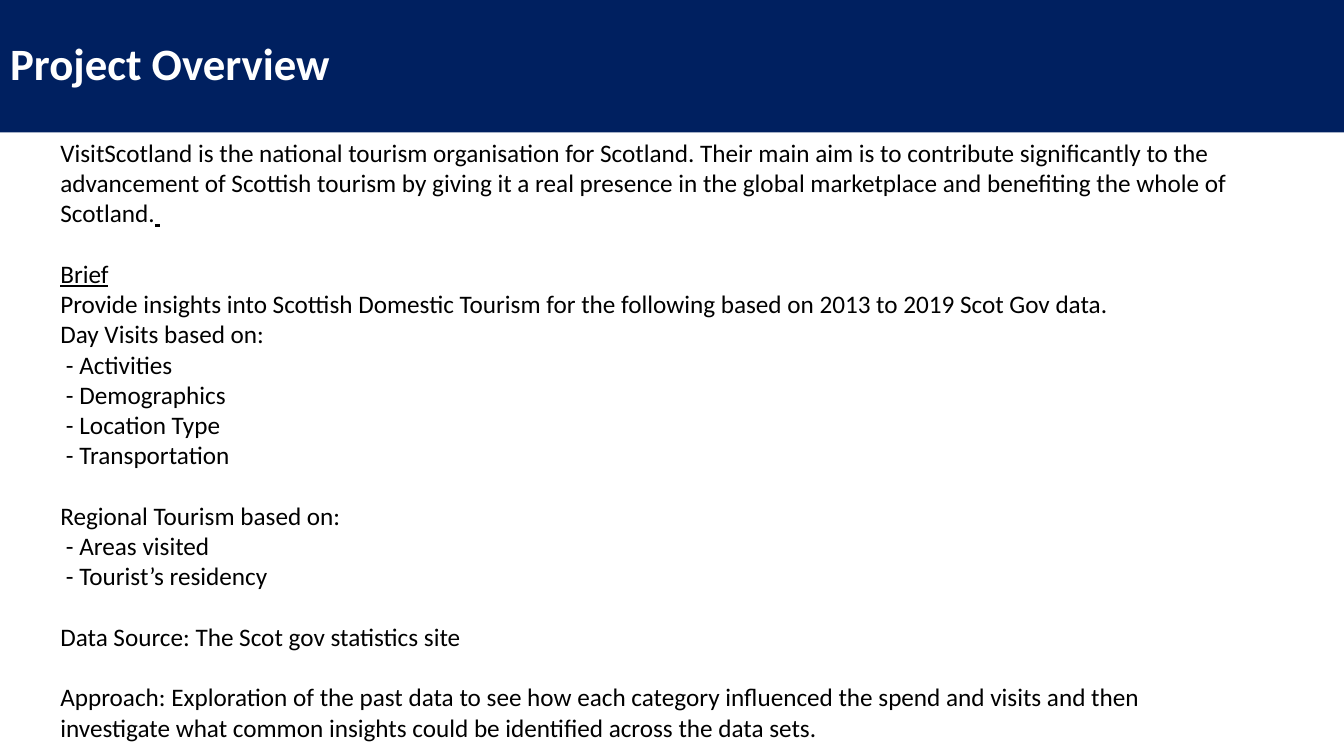
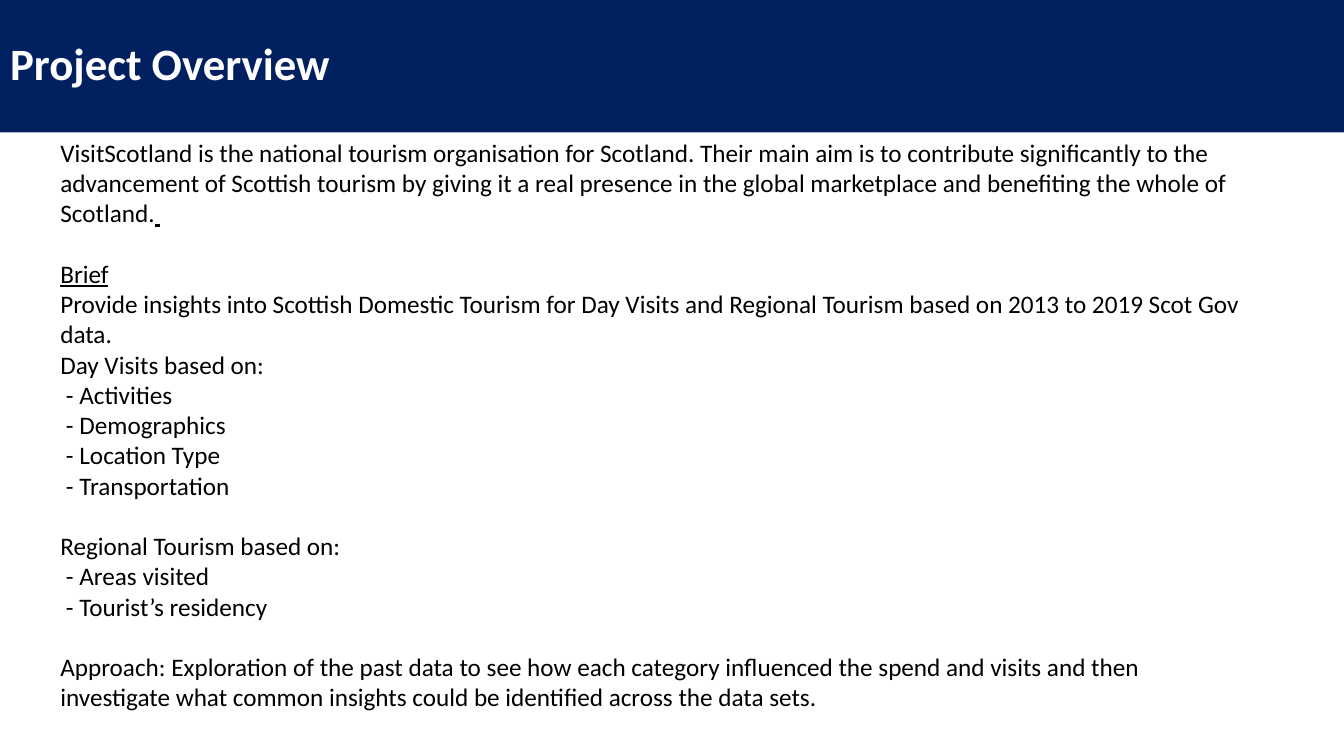
Before and after one commit to barrodea/visit_scotland, a slide deck: slide 2 of Visit Scotland Presentation.pptx. Drawn at 1344x756 pixels with LibreOffice and Linux fonts; fonts in the diff are those of the drawing. Boxes give left, top, right and bottom in pixels: in the first picture for what was removed or moved away, otherwise in the second. Text is boxed around its words. In the diff, an @@ line names an element or a change of style, - is before the commit and + after.

```diff
--- a/Visit Scotland Presentation.pptx
+++ b/Visit Scotland Presentation.pptx
@@ text at [60, 295, 1238, 343]: text changed @@
-Provide insights into Scottish Domestic Tourism for the following based on 2013 to 2019 Scot Gov data.
+Provide insights into Scottish Domestic Tourism for Day Visits and Regional Tourism based on 2013 to 2019 Scot Gov data.
@@ text at [60, 628, 460, 651]: paragraph removed @@
-Data Source: The Scot gov statistics site
```
Also in this commit, not shown: 3 other slides changed.
